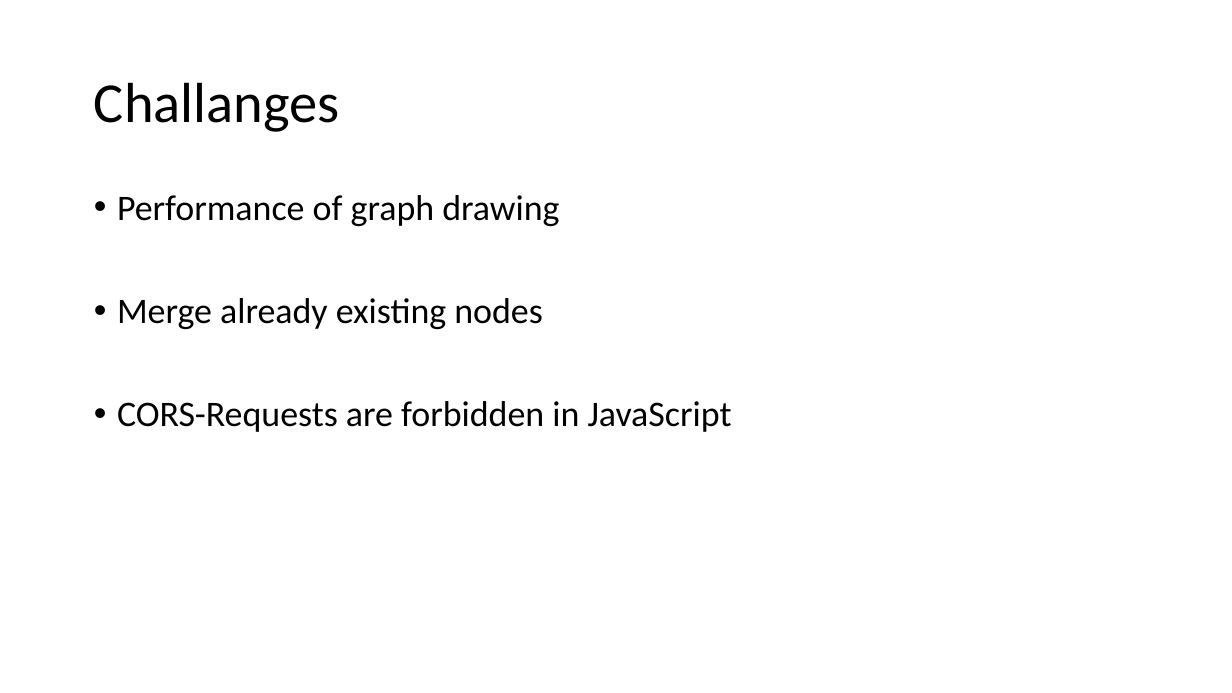
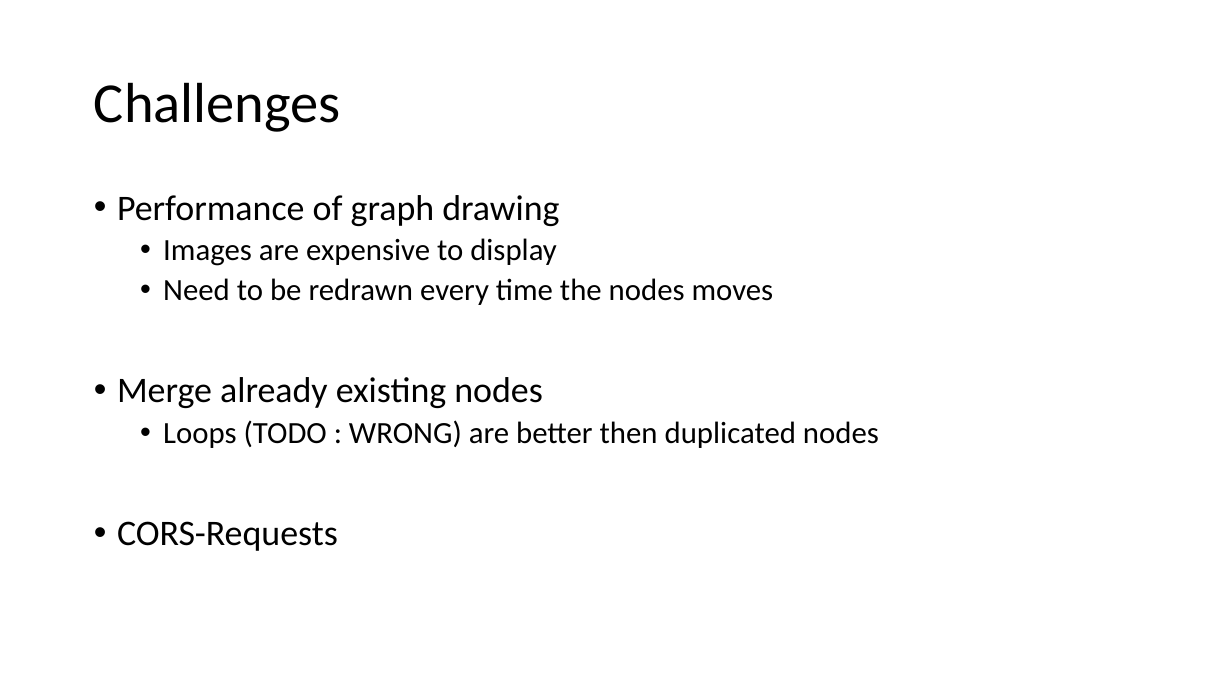
Before and after one commit to mathiasmoeller/LinkedMovieApp, a slide deck: slide 5 of Linked Movie Exploration Graph.pptx (slide 4 before the commit). Drawn at 1232x693 pixels with LibreOffice and Linux fonts; fonts in the diff are those of the drawing; background and template pictures are left out. Boxes give left, top, right and bottom in pixels: in the first picture for what was removed or moved away, otherwise in the second. Text is boxed around its words. In the diff, an @@ line names an element or a change of style, - is before the commit and + after.

Commit message:
Updated pptx

```diff
--- a/Linked Movie Exploration Graph.pptx
+++ b/Linked Movie Exploration Graph.pptx
@@ title at (94, 82, 341, 132): text changed @@
-Challanges
+Challenges
@@ text at (163, 238, 774, 305): paragraphs added @@
+  • Images are expensive to display
+  • Need to be redrawn every time the nodes moves
@@ text at (117, 420, 879, 551): text changed; size 28 to 24 pt @@
-• CORS-Requests are forbidden in JavaScript
+  • Loops (TODO : WRONG) are better then duplicated nodes
+• CORS-Requests
```
Also in this commit, not shown: 5 other slides changed.
